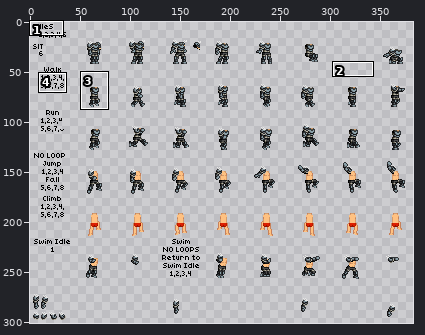
File history of a pixel-art file, items/syndicate/armor/raider/armor/ase/bsleeve.ase. The picture above shows the old version from afar; the outline marks the close-up.
Close-up. Earlier state:
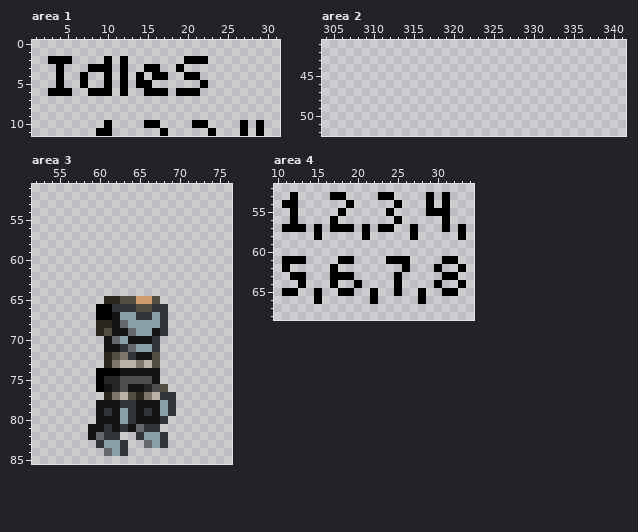
387x301 pixels, 1 frame. Colours within 5 levels of each other are drawn and written as one. Shown: area 1: x 1..31, y 0..11; area 2: x 304..341, y 41..52; area 3: x 52..76, y 51..85; area 4: x 10..34, y 52..68. The wide view leaves out empty margins. The commit also changed other parts of the picture, which this record leaves out.
After:
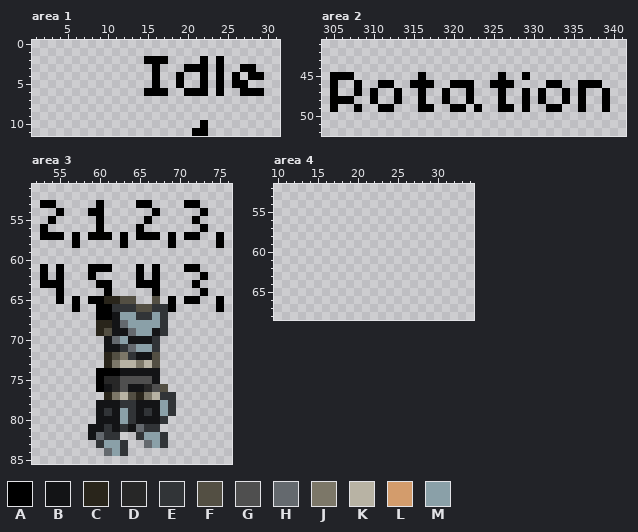
Palette (. is transparent): A #000000  B #131416  C #29251b  D #272727  E #313437  F #534f43  G #4f4f4f  H #64696e  J #7c7768  K #b8b3a4  L #d39c6c  M #8aa0a8
The edit:
layer "Left Arm" now shown
layer "Body" now hidden
--- area 1
@@ x 1..31 @@
  1 ...............................
- 2 ..AAA....A.A.......AAA.........
- 3 ...A...AAA.A..AA..A............
- 4 ...A..A..A.A.A.AA..AA..........
- 5 ...A..A..A.A.AA......A.........
- 6 ..AAA..AAA.A..AAA.AAA..........
+ 2 ..............AAA....A.A.......
+ 3 ...............A...AAA.A..AA...
+ 4 ...............A..A..A.A.A.AA..
+ 5 ...............A..A..A.A.AA....
+ 6 ..............AAA..AAA.A..AAA..
  7 ...............................
@@ x 1..31 @@
  9 ...............................
-10 .........A....AA....AA....A.A..
-11 ........AA......A.....A...A.A..
+10 .....................A.........
+11 ....................AA.........
--- area 2, layer "Left Arm"
@@ x 304..341 @@
 44 ......................................
-45 ......................................
-46 ......................................
-47 ......................................
-48 ......................................
-49 ......................................
+45 .AAA........A.........A..A............
+46 .A..A..AA..AAA..AAA..AAA....AA..AAA...
+47 .A..A.A..A..A..A..A...A..A.A..A.A..A..
+48 .AAA..A..A..A..A..A...A..A.A..A.A..A..
+49 .A..A..AA...AA..AA.A..AA.A..AA..A..A..
 50 ......................................
--- area 3
@@ x 52..76 @@
 52 .........................
-53 .........................
-54 .........................
-55 .........................
-56 .........................
-57 .........................
-58 .........................
+53 .AA.....A....AA....AA....
+54 ...A...AA......A.....A...
+55 ..A.....A.....A.....A....
+56 .A......A....A.......A...
+57 .AAA.A.AAA.A.AAA.A.AA..A.
+58 .....A.....A.....A.....A.
 59 .........................
 60 .........................
-61 .........................
-62 .........................
-63 .........................
-64 .........................
-65 .........CCFFLLF.........
-66 ........AAEEEFFEE........
+61 .A.A...AAA...A.A...AA....
+62 .A.A...A.....A.A.....A...
+63 .AAA....AA...AAA....A....
+64 ...A.....A.....A.....A...
+65 ...A.A.AACCFF..F.A.AA..A.
+66 .....A..AAEEEFFEEA.....A.
 67 ........AABMMEEME........
--- area 4
@@ x 10..34 @@
 52 .........................
-53 ..A....AA....AA....A.A...
-54 .AA......A.....A...A.A...
-55 ..A.....A.....A....AAA...
-56 ..A....A.......A.....A...
-57 .AAA.A.AAA.A.AA..A...A.A.
-58 .....A.....A.....A.....A.
+53 .........................
+54 .........................
+55 .........................
+56 .........................
+57 .........................
+58 .........................
 59 .........................
 60 .........................
-61 .AAA....AA....AAA....AA..
-62 .A.....A........A...A..A.
-63 ..AA...AAA.....A.....AA..
-64 ...A...A..A....A....A..A.
-65 .AA..A..AA..A..A..A..AA..
-66 .....A......A.....A......
+61 .........................
+62 .........................
+63 .........................
+64 .........................
+65 .........................
+66 .........................
 67 .........................
